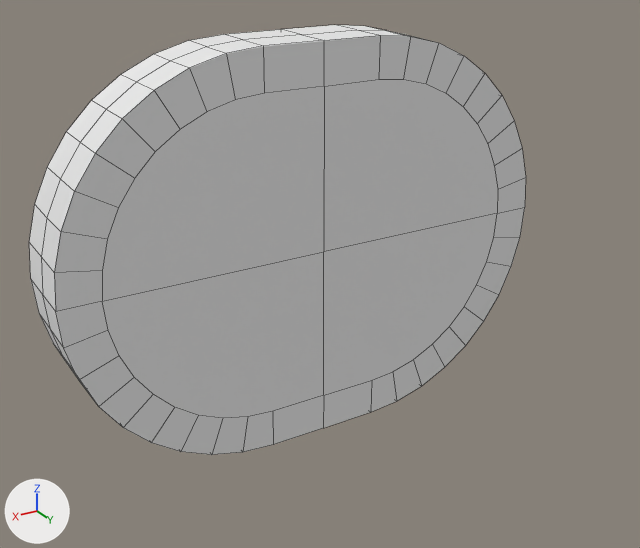
An edit to the Blender file BlocchiRidimensionabili/Assets/Models/varcirc.blend, drawn before and after from the same camera.
The view is the same before and after, from a 50 mm lens placed at (2.07, 4.82, 1.6), pointed at (0.07, 1.49, -0.07). Arrows for +X, +Y and +Z are at lower left; the lights stay in place. Mesh edges are drawn as thin lines.
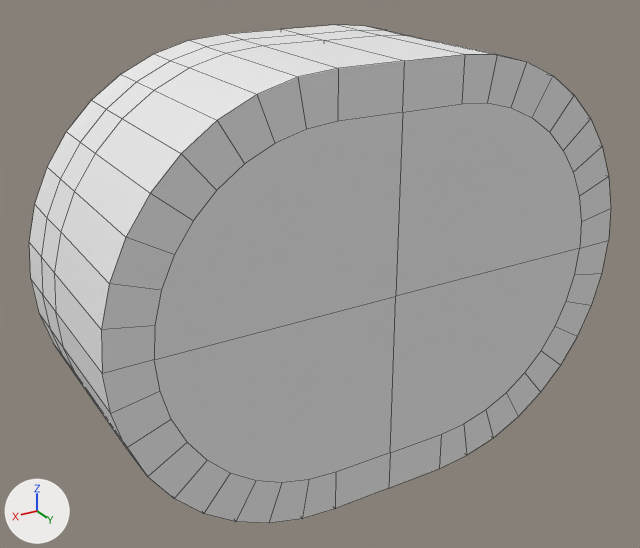
Patch to the scene script:
```diff
--- a/BlocchiRidimensionabili/Assets/Models/varcirc.blend.py
+++ b/BlocchiRidimensionabili/Assets/Models/varcirc.blend.py
@@ me_cube @@
 # used by ob_cube; location = (0.0, 0.0, 0.0); rotation_euler = (0.0, 0.0, 12.57), in degrees (0, 0, 0); scale = (1.0, -1.0, 1.0)
-me_cube.from_pydata(...)  # 57 vertices, 40 faces, 4 loose edges; spans x 0.0..1.3, y -1.4..-1.0, z 0.0..1.0
+me_cube.from_pydata(...)  # 73 vertices, 56 faces, 3 loose edges; spans x 0.0..1.3, y -2.0..-1.0, z 0.0..1.0
+# me_cube part 1
+# 9 vertices are removed from x 0.3..1.088, y -1.4, z 0.139..0.8
+# 11 faces are deleted
+# 1 loose edge is deleted
+# 9 vertices are added at x 0.3..1.088, y -2.0, z 0.139..0.8
+# 16 new vertices lie (0.0, -0.6, 0.0) away from vertices in x 0.0..1.3, y -1.4, z 0.0..1.0
+# 27 new faces join them
 me_cube.materials.append(mat_material)
```

Pixel boxes [x1, y1, x2, y2] of what changed, in the pictures (640 x 548 px):
'Cube', reshaped (17% wider, 16% taller): before [29, 25, 526, 455]; after [29, 25, 611, 523]
part 1 of me_cube, built on: before [54, 35, 526, 455]; after [54, 35, 611, 523]
